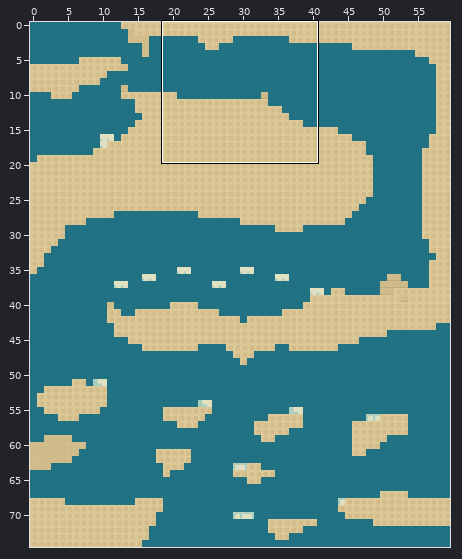
Level history. Tiled map: maps/segunda_fase.tmx. The picture above shows the old version from afar; the outline marks the close-up.
Close-up. Before the commit:
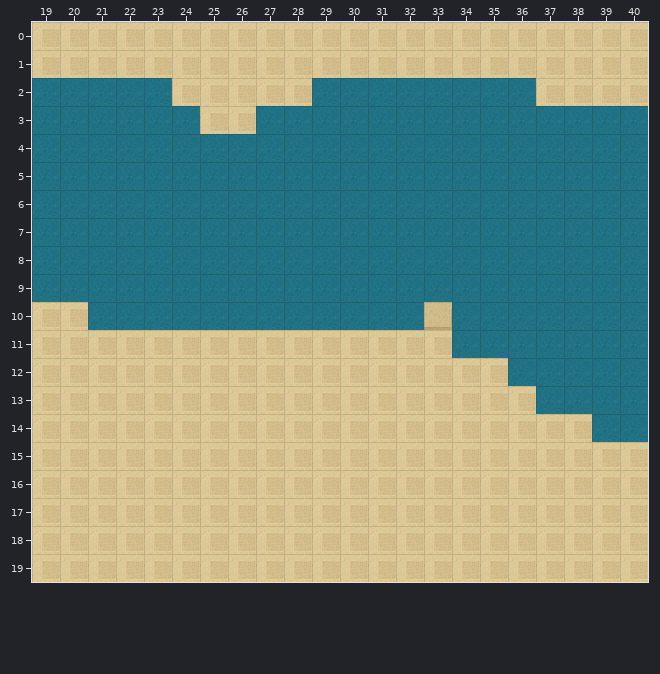
Cells are 32x32 px. Shown: x 19..40, y 0..19. The commit also changed other parts of the map, which this record leaves out.
The result:
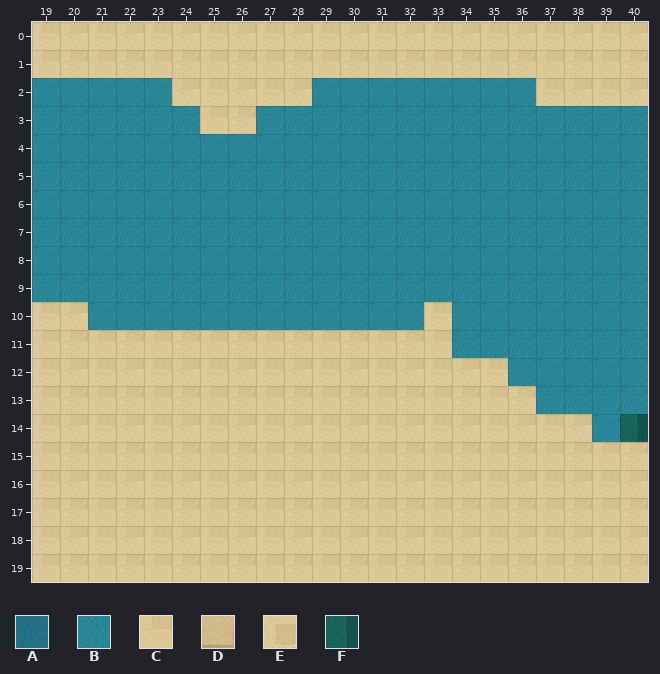
Key: from "bolhas": A 362, B 445, C 735, D 826, E 834, F 894.
_ is an empty cell, # one hidden under a higher layer, . an unchanged one.
Tiles of an added or newly shown layer are drawn over the layers below it.
Change:
--- layer "fundo"
@@ x 19..40 @@
- 2 AAAAA.....AAAAAAAA....
- 3 AAAAAA..AAAAAAAAAAAAAA
- 4 AAAAAAAAAAAAAAAAAAAAAA
- 5 AAAAAAAAAAAAAAAAAAAAAA
- 6 AAAAAAAAAAAAAAAAAAAAAA
- 7 AAAAAAAAAAAAAAAAAAAAAA
- 8 #####AAAAAAAAAAAAAAAAA
- 9 AAAAA########AAAAAAAAA
-10 ..AAAAAAAAAAA#.#####AA
-11 ...............AAAAA##
-12 .................AAAAA
-13 ..................AAAA
-14 ....................AA
+ 2 BBBBB.....BBBBBBBB....
+ 3 BBBBBB..BBBBBBBBBBBBBB
+ 4 BBBBBBBBBBBBBBBBBBBBBB
+ 5 BBBBBBBBBBBBBBBBBBBBBB
+ 6 BBBBBBBBBBBBBBBBBBBBBB
+ 7 BBBBBBBBBBBBBBBBBBBBBB
+ 8 BBBBBBBBBBBBBBBBBBBBBB
+ 9 BBBBBBBBBBBBBBBBBBBBBB
+10 ..BBBBBBBBBBBB.BBBBBBB
+11 ...............BBBBBBB
+12 .................BBBBB
+13 ..................BBBB
+14 ....................B#
--- layer "floor"
@@ x 19..40 @@
- 0 EEEEEEEEEEEEEEEEEEEEEE
- 1 EEEEEEEEEEEEEEEEEEEEEE
- 2 .....EEEEE........EEEE
- 3 ......EE..............
+ 0 CCCCCCCCCCCCCCCCCCCCCC
+ 1 CCCCCCCCCCCCCCCCCCCCCC
+ 2 .....CCCCC........CCCC
+ 3 ......CC..............
@@ x 19..40 @@
- 8 AAAAA.................
- 9 .....AAAAAAAA.........
-10 EE...........ADAAAAA..
-11 EEEEEEEEEEEEEEE.....AA
-12 EEEEEEEEEEEEEEEEE.....
-13 EEEEEEEEEEEEEEEEEE....
-14 EEEEEEEEEEEEEEEEEEEE..
-15 EEEEEEEEEEEEEEEEEEEEEE
-16 EEEEEEEEEEEEEEEEEEEEEE
-17 EEEEEEEEEEEEEEEEEEEEEE
-18 EEEEEEEEEEEEEEEEEEEEEE
-19 EEEEEEEEEEEEEEEEEEEEEE
+ 8 _____.................
+ 9 .....________.........
+10 CC..........._C_____..
+11 CCCCCCCCCCCCCCC.....__
+12 CCCCCCCCCCCCCCCCC.....
+13 CCCCCCCCCCCCCCCCCC....
+14 CCCCCCCCCCCCCCCCCCCC..
+15 CCCCCCCCCCCCCCCCCCCCCC
+16 CCCCCCCCCCCCCCCCCCCCCC
+17 CCCCCCCCCCCCCCCCCCCCCC
+18 CCCCCCCCCCCCCCCCCCCCCC
+19 CCCCCCCCCCCCCCCCCCCCCC
--- layer "blocos" (added)
@@ x 40..40 @@
-14 _
+14 F
Changed places in both close-ups, as pixel boxes (x1, y1, x2, y2):
changed: (32, 22, 648, 582)
